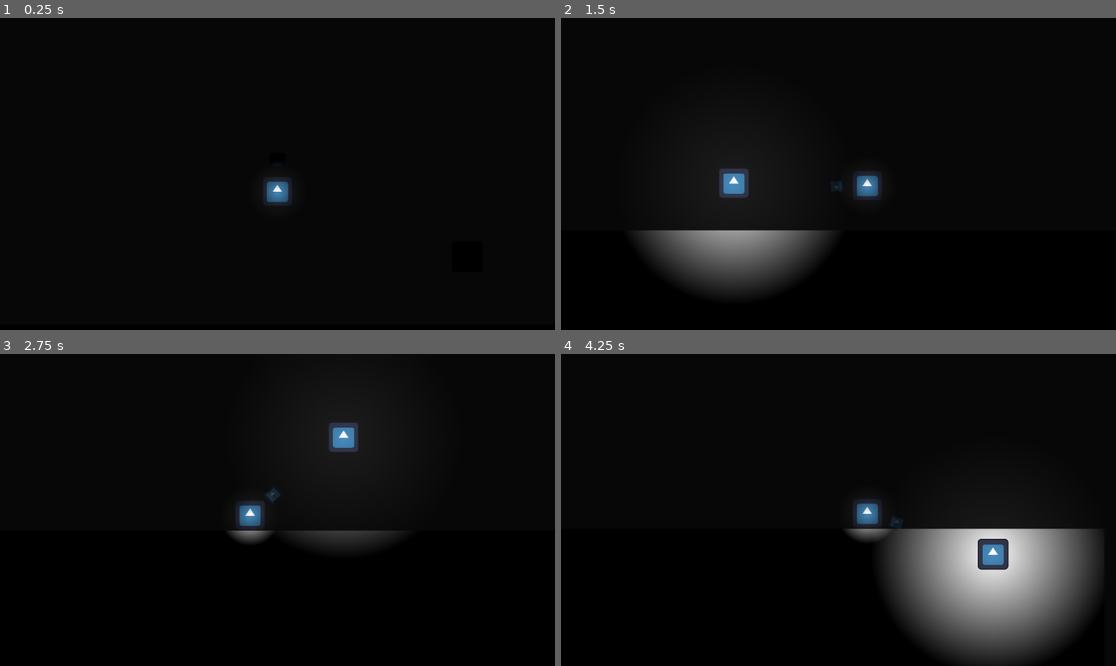
Above: before the commit, frames 1-4 (two rows, left to right).
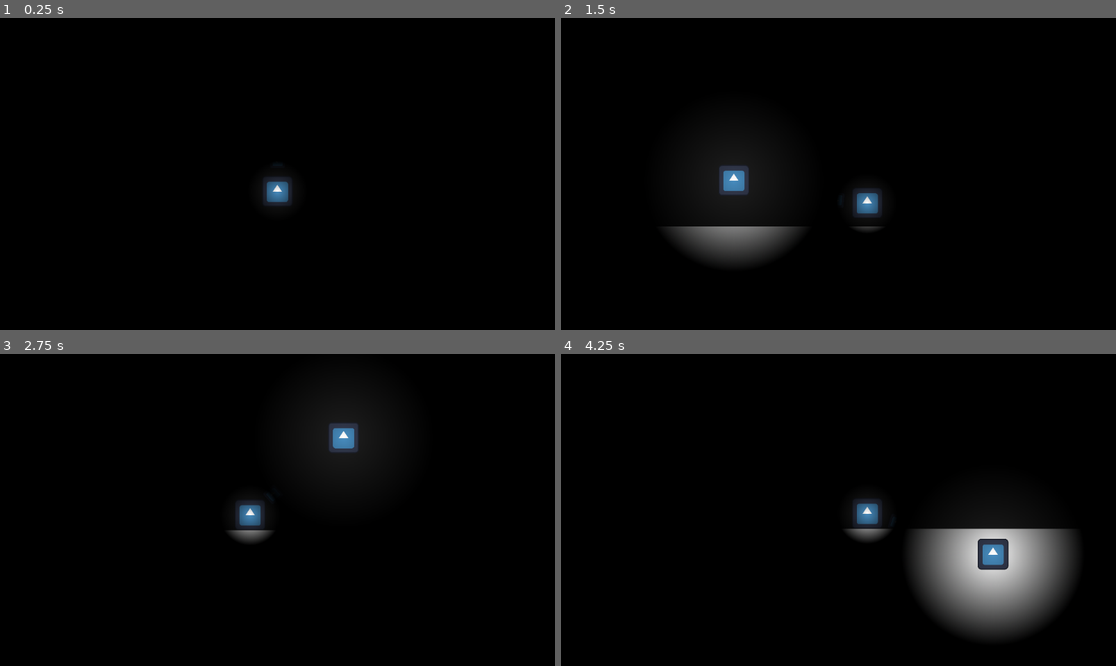
Above: after the commit, the same moments.

Repository: shiftfox/lightformer
Game: Godot game, scene res://scenes/sandbox.tscn
Same seed, same stepped clock (60 frames per second), same inputs: the game is played once before the commit and once after it. The engine's default icon, where the game draws it, is replaced by a stand-in: a white triangle on a blue panel in a dark square.
Inputs (mouse positions are in pixels of both pictures, inside the frame that each line leads up to):
- Up to frame 1 (0.25 s): no input
- Up to frame 2 (1.5 s): move the mouse to (960, 158) at 0.52 s; press the mouse at (960, 158) at 0.53 s; hold Right (right) from 0.53 s (still down); tap Space (jump) at 0.77 s; move the mouse to (727, 189) at 1.27 s; release the mouse at (727, 189) at 1.28 s; right-click (727, 189) at 1.35 s
- Up to frame 3 (2.75 s): tap Space (jump) at 1.52 s; click (166, 525) at 1.55 s; move the mouse to (333, 441) at 2.02 s; release Right (right) at 2.03 s; press the mouse at (333, 441) at 2.03 s; hold Left (left) from 2.03 s (still down)
- Up to frame 4 (4.25 s): move the mouse to (810, 572) at 2.77 s; release Left (left) at 2.78 s; release the mouse at (810, 572) at 2.78 s; hold Right (right) from 2.78 s (still down); click (810, 572) at 2.85 s; tap Space (jump) at 3.02, 3.77 s; move the mouse to (1005, 556) at 3.52 s; hold Right mouse button (glide) from 3.53 s (still down); click (1005, 556) at 3.8 s

The runs differ from the first frame. In frame 2, 6.5% of the frame differs, in the area x 13-58%, y 47-89%; in frame 3, 0.9%; in frame 4, 12%, in the area x 57-98%, y 52-100%.

Commit message:
Shooter enemy

Diff:
--- /dev/null
+++ b/prefabs/bullet.tscn
@@ -0,0 +1,24 @@
+[gd_scene load_steps=4 format=3 uid="uid://cli06dajpfvfm"]
+
+[ext_resource type="Texture2D" uid="uid://c1fe8jqihe25o" path="res://graphics/sprites/icon.svg" id="1_j8n2b"]
+[ext_resource type="Script" path="res://scripts/bullet.gd" id="1_r1pph"]
+
+[sub_resource type="RectangleShape2D" id="RectangleShape2D_xdl52"]
+size = Vector2(8, 8)
+
+[node name="Bullet" type="RigidBody2D"]
+script = ExtResource("1_r1pph")
+damage = 25.0
+side = 1
+
+[node name="Sprite" type="Sprite2D" parent="."]
+scale = Vector2(0.063, 0.063)
+texture = ExtResource("1_j8n2b")
+
+[node name="Hitbox" type="Area2D" parent="."]
+
+[node name="CollisionShape" type="CollisionShape2D" parent="Hitbox"]
+shape = SubResource("RectangleShape2D_xdl52")
+
+[connection signal="area_entered" from="Hitbox" to="." method="hitbox_area_entered"]
+[connection signal="body_entered" from="Hitbox" to="." method="hitbox_body_entered"]
--- a/prefabs/enemy.tscn
+++ b/prefabs/enemy.tscn
@@ -9,6 +9,9 @@
 
 [sub_resource type="RectangleShape2D" id="RectangleShape2D_avpwk"]
 size = Vector2(33, 33)
+
+[sub_resource type="CircleShape2D" id="CircleShape2D_hy0nk"]
+radius = 128.0
 
 [node name="Enemy" type="CharacterBody2D"]
 script = ExtResource("1_d3phr")
@@ -30,5 +33,12 @@
 [node name="CollisionShape" type="CollisionShape2D" parent="Hitbox"]
 shape = SubResource("RectangleShape2D_avpwk")
 
+[node name="DetectionRadius" type="Area2D" parent="."]
+
+[node name="CollisionShape" type="CollisionShape2D" parent="DetectionRadius"]
+shape = SubResource("CircleShape2D_hy0nk")
+
 [connection signal="death" from="Health" to="." method="on_health_death"]
 [connection signal="area_entered" from="Hitbox" to="." method="hitbox_area_entered"]
+[connection signal="area_entered" from="DetectionRadius" to="." method="on_detection_radius_entered"]
+[connection signal="area_exited" from="DetectionRadius" to="." method="on_detection_radius_exited"]
--- a/prefabs/light.tscn
+++ b/prefabs/light.tscn
@@ -5,7 +5,7 @@
 [ext_resource type="Texture2D" uid="uid://day326p744ey3" path="res://graphics/sprites/light.webp" id="2_4mx3t"]
 
 [sub_resource type="CircleShape2D" id="CircleShape2D_u4urg"]
-radius = 128.0
+radius = 96.0
 
 [node name="Light" type="Area2D"]
 script = ExtResource("1_ot7yj")
@@ -20,3 +20,4 @@
 
 [node name="PointLight" type="PointLight2D" parent="."]
 texture = ExtResource("2_4mx3t")
+texture_scale = 0.75
--- /dev/null
+++ b/prefabs/shooter_enemy.tscn
@@ -0,0 +1,27 @@
+[gd_scene load_steps=6 format=3 uid="uid://dvcl5vhk8obv6"]
+
+[ext_resource type="PackedScene" uid="uid://dw21kq408hve" path="res://prefabs/enemy.tscn" id="1_bsdko"]
+[ext_resource type="Script" path="res://scripts/shooter_enemy.gd" id="2_a23pc"]
+[ext_resource type="Script" path="res://scripts/weapon.gd" id="3_adivu"]
+[ext_resource type="Texture2D" uid="uid://c1fe8jqihe25o" path="res://graphics/sprites/icon.svg" id="3_qn321"]
+[ext_resource type="PackedScene" uid="uid://cli06dajpfvfm" path="res://prefabs/bullet.tscn" id="4_kp5h8"]
+
+[node name="ShooterEnemy" instance=ExtResource("1_bsdko")]
+script = ExtResource("2_a23pc")
+max_distance = 64.0
+gravity = Vector2(0, 980)
+
+[node name="Weapon" type="Node2D" parent="." index="5"]
+script = ExtResource("3_adivu")
+fire_rate = 3.0
+inaccuracy = 0.1
+bullet_speed = 500.0
+bullet_prefab = ExtResource("4_kp5h8")
+
+[node name="Sprite" type="Sprite2D" parent="Weapon" index="0"]
+position = Vector2(32, 2)
+scale = Vector2(0.125, 0.125)
+texture = ExtResource("3_qn321")
+
+[node name="FirePoint" type="Marker2D" parent="Weapon" index="1"]
+position = Vector2(32, 0)
--- a/scenes/sandbox.tscn
+++ b/scenes/sandbox.tscn
@@ -2,7 +2,7 @@
 
 [ext_resource type="Script" path="res://scripts/camera.gd" id="1_ge6b0"]
 [ext_resource type="PackedScene" uid="uid://c0ol4a78thm14" path="res://prefabs/player.tscn" id="1_tqmqx"]
-[ext_resource type="PackedScene" uid="uid://dw21kq408hve" path="res://prefabs/enemy.tscn" id="3_vk7s5"]
+[ext_resource type="PackedScene" uid="uid://dvcl5vhk8obv6" path="res://prefabs/shooter_enemy.tscn" id="3_5go33"]
 
 [node name="Sandbox" type="Node2D"]
 
@@ -17,14 +17,9 @@
 offset_top = -324.0
 offset_right = 576.0
 offset_bottom = 324.0
-color = Color(1, 1, 1, 0.0862745)
+color = Color(0.122252, 0.122252, 0.122252, 1)
 
 [node name="Player" parent="." instance=ExtResource("1_tqmqx")]
-
-[node name="Enemy" parent="." node_paths=PackedStringArray("target") instance=ExtResource("3_vk7s5")]
-position = Vector2(227, 60)
-gravity = Vector2(0, 980)
-target = NodePath("../Player")
 
 [node name="StaticBody" type="StaticBody2D" parent="."]
 
@@ -36,3 +31,6 @@
 
 [node name="CanvasModulate" type="CanvasModulate" parent="."]
 color = Color(0, 0, 0, 1)
+
+[node name="ShooterEnemy" parent="." instance=ExtResource("3_5go33")]
+position = Vector2(265, 71)
--- /dev/null
+++ b/scripts/bullet.gd
@@ -0,0 +1,20 @@
+extends RigidBody2D
+
+enum PlayerSide {
+	ENEMIES,
+	PLAYER
+}
+
+@export var damage: float
+@export var side: PlayerSide
+
+func fire(speed):
+	apply_impulse(Vector2(speed, 0).rotated(rotation))
+
+func hitbox_area_entered(area: Area2D) -> void:
+	if (area.get_parent() is Player and side == PlayerSide.ENEMIES) or\
+		(area.get_parent() is Enemy and side == PlayerSide.PLAYER):
+		area.get_parent().health.damage(damage)
+
+func hitbox_body_entered(body: Node2D) -> void:
+	queue_free()
--- a/scripts/enemy.gd
+++ b/scripts/enemy.gd
@@ -1,4 +1,4 @@
-extends CharacterBody2D
+class_name Enemy extends CharacterBody2D
 
 @onready var health = $Health
 @export var max_distance: float
@@ -9,11 +9,18 @@
 func _physics_process(delta: float) -> void:
 	if not is_on_floor():
 		velocity += gravity * delta
-	var distance = position.distance_to(target.position)
-	if distance > max_distance:
-		var direction = position.direction_to(target.position)
-		if !gravity: velocity = direction * speed
-		else: velocity.x = direction.x * speed
+	if target:
+		var distance = position.distance_to(target.position)
+		if distance > max_distance:
+			var direction = position.direction_to(target.position)
+			if !gravity: velocity = direction * speed
+			else: velocity.x = direction.x * speed
+		else:
+			if !gravity: velocity = Vector2.ZERO
+			else: velocity.x = 0
+	else:
+		if !gravity: velocity = Vector2.ZERO
+		else: velocity.x = 0
 	move_and_slide()
 
 func hitbox_area_entered(area: Area2D):
@@ -23,3 +30,11 @@
 
 func on_health_death() -> void:
 	queue_free()
+
+func on_detection_radius_entered(area: Area2D) -> void:
+	if area.get_parent() is Player:
+		target = area.get_parent()
+
+func on_detection_radius_exited(area: Area2D) -> void:
+	if area.get_parent() is Player:
+		target = null
--- /dev/null
+++ b/scripts/shooter_enemy.gd
@@ -0,0 +1 @@
+extends Enemy
--- /dev/null
+++ b/scripts/weapon.gd
@@ -0,0 +1,21 @@
+extends Node2D
+
+@onready var parent = $".."
+@export var fire_rate: float
+@export var inaccuracy: float
+@export var bullet_speed: float
+@export var bullet_prefab: PackedScene
+var shoot_timer: float
+
+func _process(delta: float) -> void:
+	shoot_timer += delta
+	if parent.target:
+		look_at(parent.target.position)
+		if shoot_timer >= fire_rate:
+			shoot_timer = 0
+			var bullet = bullet_prefab.instantiate()
+			var rot = $FirePoint.global_rotation + randf_range(-inaccuracy, inaccuracy)
+			bullet.rotation = rot
+			bullet.position = $FirePoint.global_position
+			bullet.fire(bullet_speed)
+			get_tree().current_scene.add_child(bullet)
Not shown: 1 places in prefabs/enemy.tscn that only renumber resources
